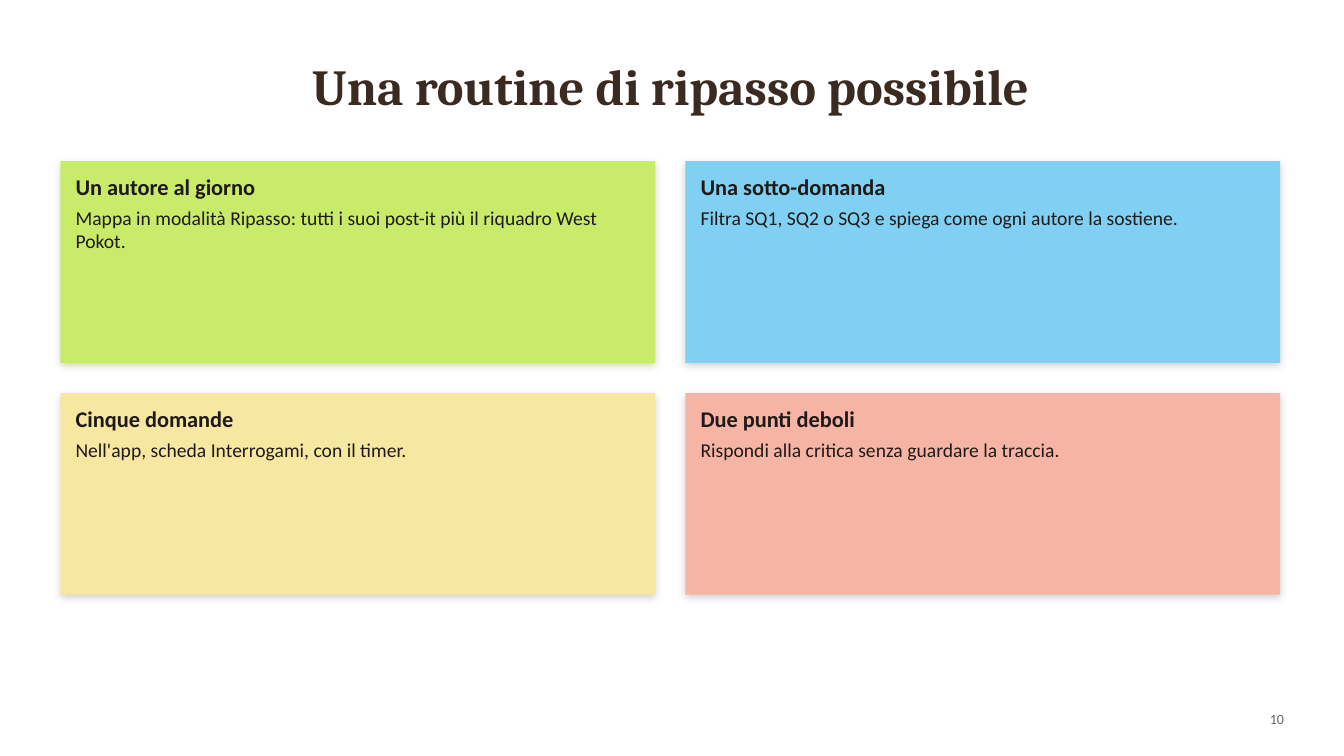
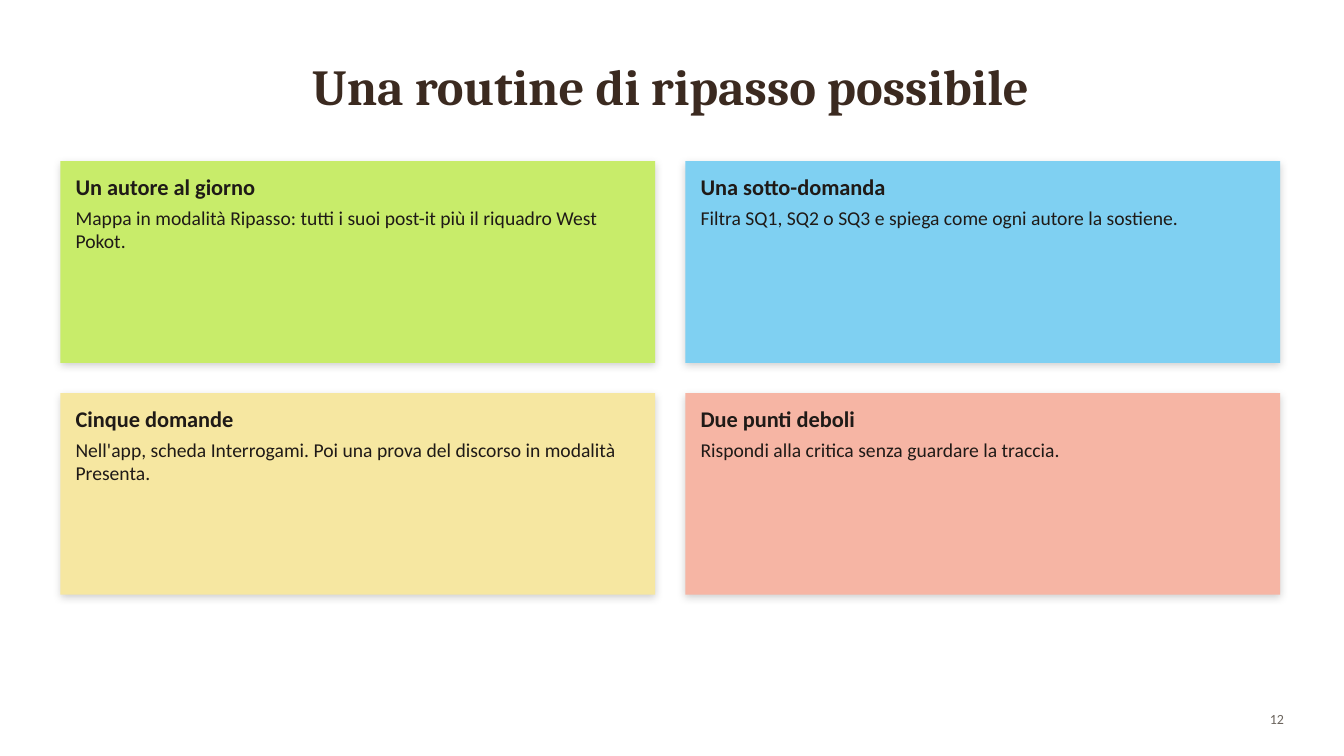
Before and after one commit to vignini/sentiment, a slide deck: slide 12 of presentazione/come-usare-la-mappa.pptx (slide 10 before the commit). Drawn at 1344x756 pixels with LibreOffice and Linux fonts; fonts in the diff are those of the drawing. Boxes give left, top, right and bottom in pixels: in the first picture for what was removed or moved away, otherwise in the second. Text is boxed around its words. In the diff, an @@ line names an element or a change of style, - is before the commit and + after.

```diff
--- a/presentazione/come-usare-la-mappa.pptx
+++ b/presentazione/come-usare-la-mappa.pptx
@@ text at (76,443,615,480): text changed @@
-Nell'app, scheda Interrogami, con il timer.
+Nell'app, scheda Interrogami. Poi una prova del discorso in modalità Presenta.
@@ page number at (1270,715,1284,724): text changed @@
-10
+12
```
Also in this commit, not shown: 4 other slides changed, 2 slides added, 2 other files.
